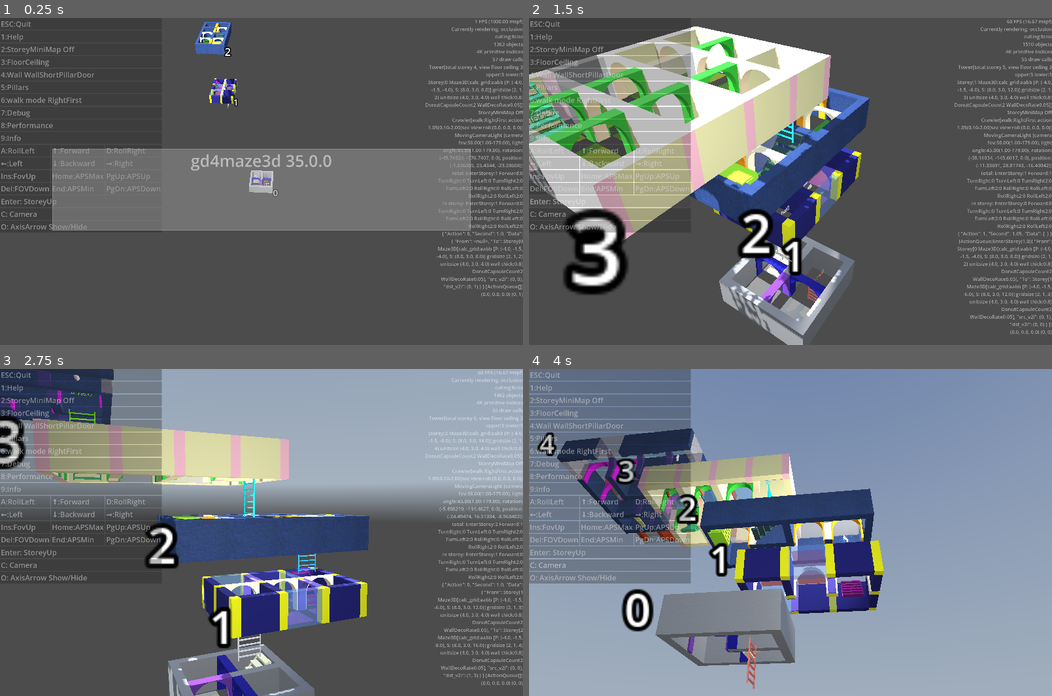
Above: before the commit, frames 1-4 (two rows, left to right).
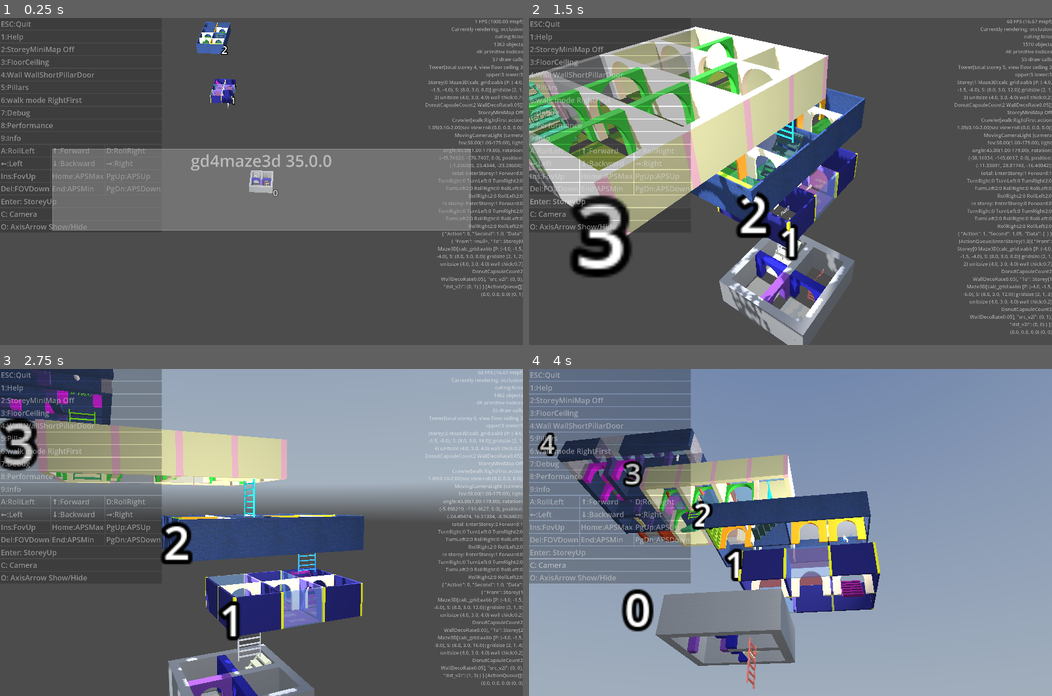
Above: after the commit, the same moments.

Repository: kasworld/gd4maze3d
Game: Godot game, scene res://main.tscn
The game is run twice, just before and just after one commit, with the same random seed, the same clock (stepped at 60 frames per second) and the same inputs. A sky picture missing from this copy of the repository is replaced by a grey-blue gradient.
Inputs (mouse positions are in pixels of both pictures, inside the frame that each line leads up to):
- Up to frame 1 (0.25 s): no input
- Up to frame 2 (1.5 s): click "Enter: StoreyUp" at 0.5 s; click "Enter: StoreyUp" at 1.25 s
- Up to frame 3 (2.75 s): tap Enter at 2 s; move the mouse to (376, 516) at 2.02 s; hold Right from 2.03 s (still down); tap Q at 2.1 s; click (376, 516) at 2.17 s
- Up to frame 4 (4 s): move the mouse to (685, 548) at 2.77 s; release Right at 2.78 s; hold Down 2.78-3.53 s; tap E at 2.85 s; move the mouse to (842, 460) at 3.52 s; hold Right from 3.53 s (still down); tap 1 at 3.6 s

The runs differ from the first frame. In frame 1, 0.5% of the frame differs, in the area x 37-100%, y 1-76%; in frame 2, 12%, in the area x 0-100%, y 2-99%; in frame 3, 5.8%; in frame 4, 5.8%.
Error in both runs: Invalid call. Nonexistent function 'enqueue_with_speed' in base 'RefCounted (ActionQueue)'. (res://main.gd:183)

Commit message:
set_param DoorHoleRate WallThickRate

Diff:
--- a/storey/storey.gd
+++ b/storey/storey.gd
@@ -39,8 +39,10 @@
 var MaxTableCount :int = 0
 var DoorHoleRate := 0.9
 var WallThickRate := 0.25
-func set_param(grid_size) -> Storey:
-	DonutCapsuleCount = min(100, max(2, grid_size.x*grid_size.y/20.0) )
+func set_param(aDonutCapsuleCount :int, aWallThickRate := 0.25, aDoorHoleRate := 0.9) -> Storey:
+	DonutCapsuleCount = aDonutCapsuleCount
+	WallThickRate = aWallThickRate
+	DoorHoleRate = aDoorHoleRate
 	WallDecoRate = 1.0/20.0
 	MaxTableCount = 100
 	return self
--- a/tower/tower.gd
+++ b/tower/tower.gd
@@ -96,7 +96,8 @@
 	if grid_size > max_storey_grid:
 		max_storey_grid = grid_size
 	var st :Storey = preload("res://storey/storey.tscn").instantiate()
-	st.set_param(grid_size).init(stnum, grid_size, cell_size)
+	var DonutCapsuleCount :int = min(100, max(2, grid_size.x*grid_size.y/20.0) )
+	st.set_param(DonutCapsuleCount, randf_range(0.01,0.25), randf_range(0.5,0.9)).init(stnum, grid_size, cell_size)
 	st.get_maze3d().view_floor_ceiling(view_floor_ceiling)
 	st.get_maze3d().set_wallpillardoor_view_mode(view_wallpillardoor)
 	storey_list.append(st)
